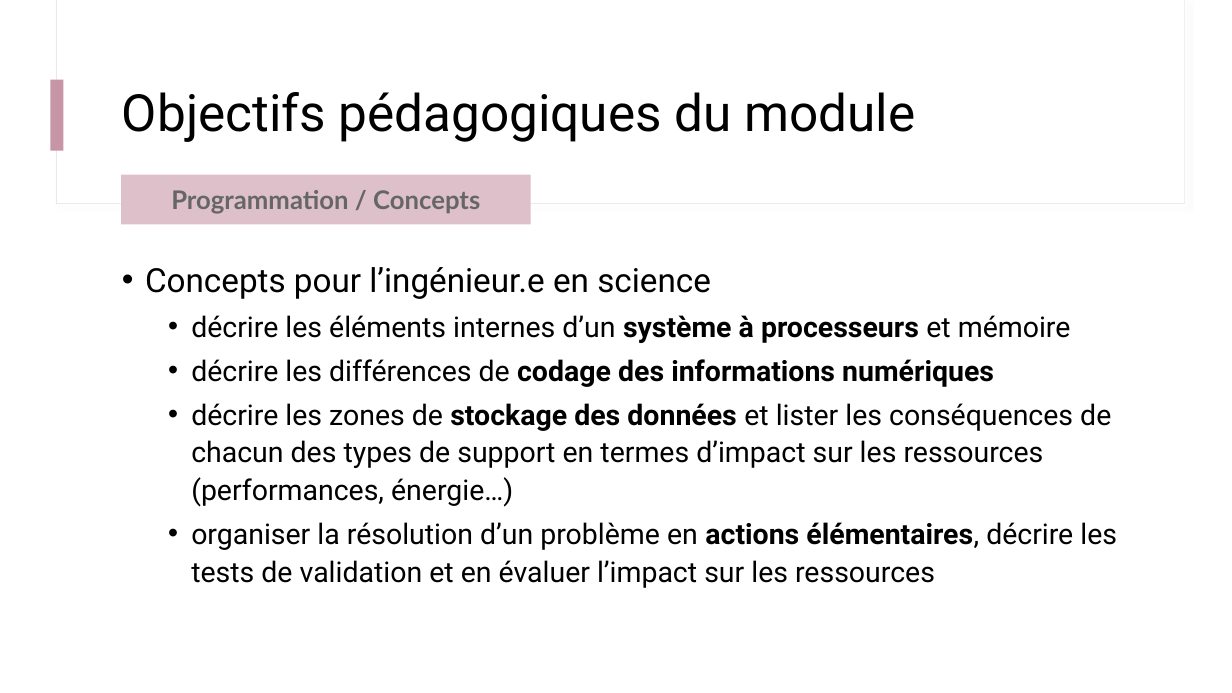
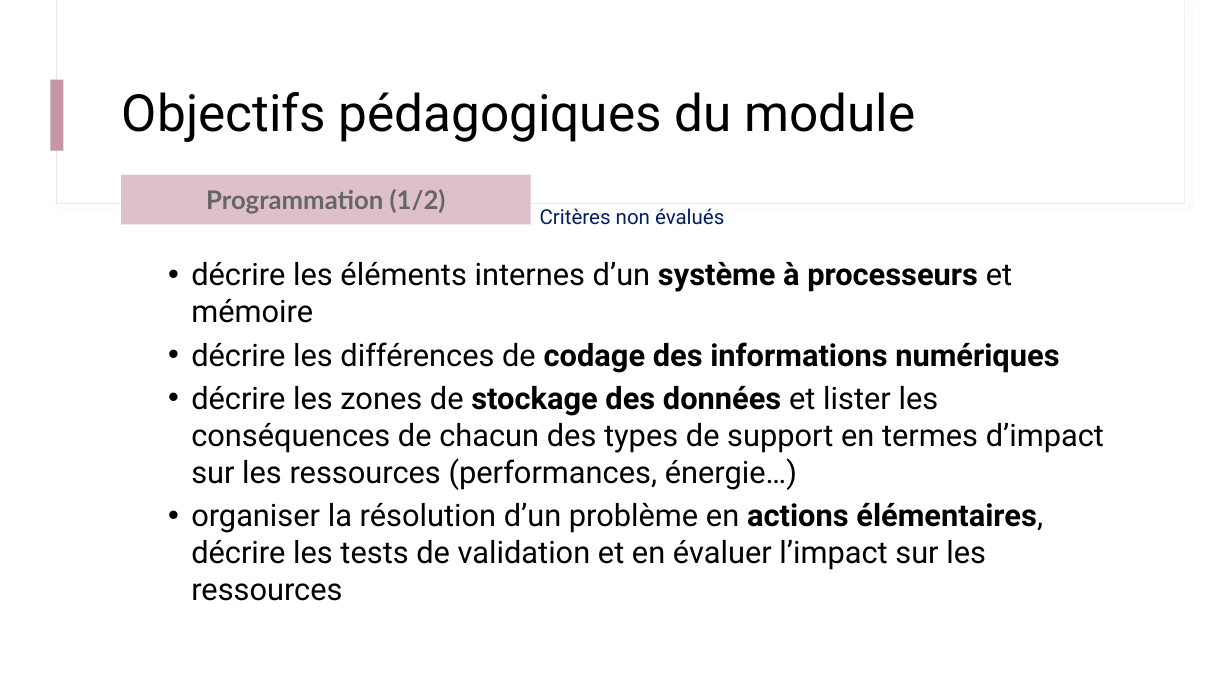
Before and after one commit to IOGS-Digital-Methods/semester-5, a slide deck: slide 7 of ONIP/onip_b0_intro/B0_0_Outils_Methodes.pptx (slide 8 before the commit). Drawn at 1232x693 pixels with LibreOffice and Linux fonts; fonts in the diff are those of the drawing. Boxes give left, top, right and bottom in pixels: in the first picture for what was removed or moved away, otherwise in the second. Text is boxed around its words. In the diff, an @@ line names an element or a change of style, - is before the commit and + after.

```diff
--- a/ONIP/onip_b0_intro/B0_0_Outils_Methodes.pptx
+++ b/ONIP/onip_b0_intro/B0_0_Outils_Methodes.pptx
@@ text in rectangle at (206,189,446,214): text changed @@
-Programmation / Concepts
+Programmation (1/2)
@@ text added at (540,208,724,225), 16 pt, text #002060 @@
+Critères non évalués
@@ text "décrire les éléments internes d’un ..." at (191,262,1104,601): size 22.2 to 24 pt; line spacing 1.1 to 1 @@
@@ text at (145,267,711,299): paragraph removed @@
-• Concepts pour l’ingénieur.e en science
```
Also in this commit, not shown: 5 other slides changed, 1 slide removed, 1 other file.
